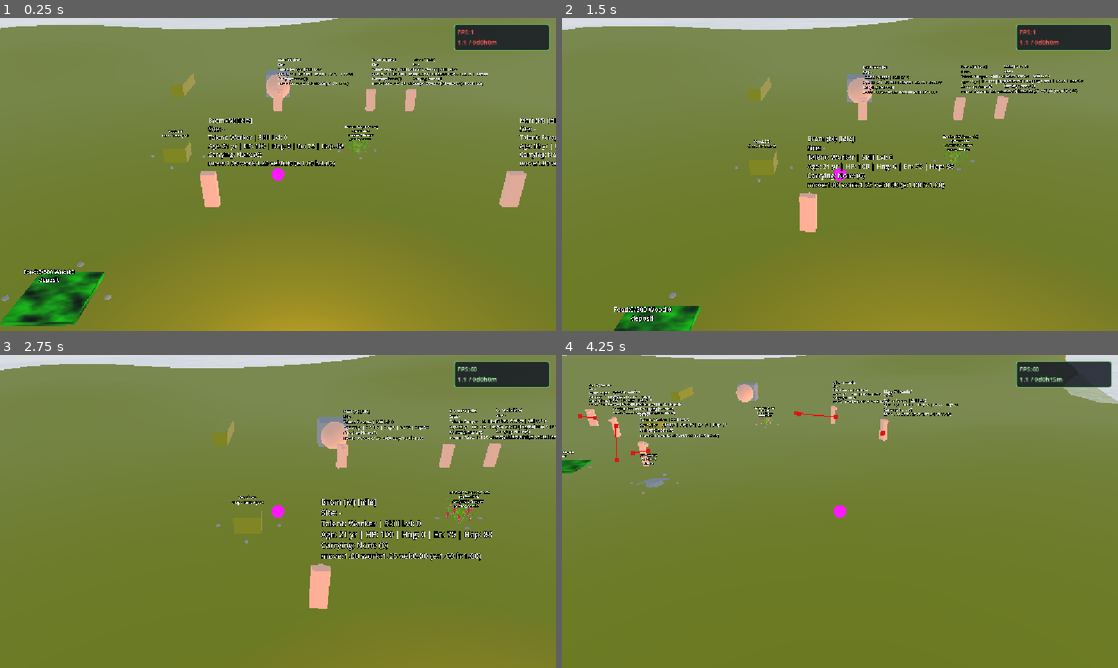
Above: before the commit, frames 1-4 (two rows, left to right).
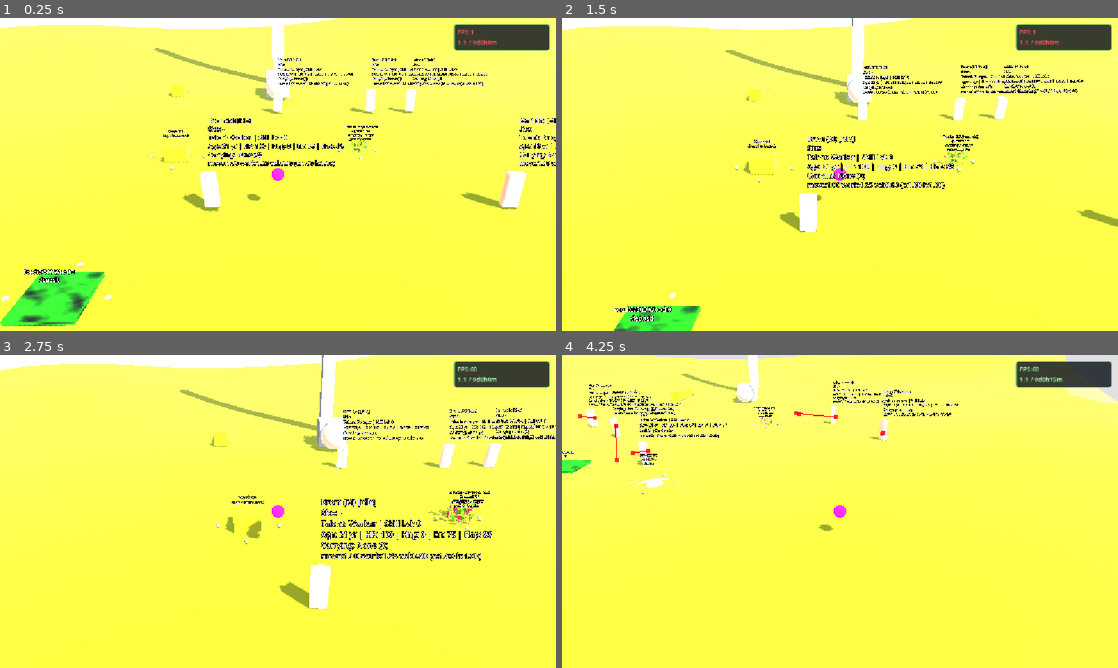
Above: after the commit, the same moments.

Repository: snowydad/Tribe
Game: Godot game, scene res://src/main/main.tscn
Same seed, same stepped clock (60 frames per second), same inputs: the game is played once before the commit and once after it. The project has no main scene, so this scene is started directly.
Inputs (mouse positions are in pixels of both pictures, inside the frame that each line leads up to):
- Up to frame 1 (0.25 s): no input
- Up to frame 2 (1.5 s): tap Enter at 0.5 s; move the mouse to (962, 158) at 0.52 s; hold D 0.53-1.25 s; tap 0 at 0.6 s; click (962, 158) at 0.67 s; tap Space at 1.25 s; drag from (728, 190) to (812, 237) at 1.27 s
- Up to frame 3 (2.75 s): tap Enter at 2 s; move the mouse to (333, 442) at 2.02 s; hold D from 2.03 s (still down); tap 2 at 2.1 s
- Up to frame 4 (4.25 s): release D at 2.75 s; drag from (812, 574) to (673, 464) at 2.77 s; move the mouse to (1006, 558) at 3.52 s; tap 4 at 3.6 s

The runs differ from the first frame. In frame 1, 96% of the frame differs, in the area x 0-100%, y 0-100%; in frame 2, 96%; in frame 3, 96%; in frame 4, 97%.

Commit message:
Day cycle update

Diff:
--- a/src/main/SunPivot.gd
+++ b/src/main/SunPivot.gd
@@ -1,64 +1,29 @@
 # ==============================================================================
-# SunPivot.gd — пустышка: крутим pivot, DirectionalLight — дочерний
-# ОБНОВЛЕНО: 2026-10-15 — simple: rotation.x = day_x + (progress-noon)*360
-# Полдень: world ≈ day_rotation (light local identity → pivot = day pose)
+# SunPivot.gd — ТОЛЬКО вращение. Старт = как в сцене (не трогаем).
+# ОБНОВЛЕНО: 2026-10-15 — strip energy/color/phases; base from scene
 # ==============================================================================
 extends Node3D
 
-## Поза полудня (pivot в этот момент = эти углы; light child local 0)
-@export var day_rotation_deg: Vector3 = Vector3(-45.0, 45.0, 0.0)
-## Крутим вокруг локальной X pivot (полный оборот за сутки)
-@export var spin_axis: Vector3 = Vector3(1, 0, 0)
+## −1 / +1 — направление
+@export var spin_sign: float = -1.0
+## Градусов за полный цикл progress 0→1
+@export var degrees_per_cycle: float = 360.0
 
-@export var phase_dawn: float = 0.1
-@export var phase_day: float = 0.7
-@export var phase_dusk: float = 0.1
-@export var phase_night: float = 0.1
-
-@export_group("Light (child DirectionalLight3D)")
-@export var energy_day: float = 1.15
-@export var energy_night: float = 0.02
-@export var color_day: Color = Color(1.0, 0.98, 0.92)
-@export var color_dawn: Color = Color(1.0, 0.55, 0.35)
-@export var color_dusk: Color = Color(1.0, 0.4, 0.25)
-@export var color_night: Color = Color(0.35, 0.45, 0.7)
-
-var _sun: DirectionalLight3D
-var _progress: float = 0.0
-var _phase: String = "day"
-var _phase_t: float = 0.0
+## Поза из сцены (снимок в _ready)
+var _base_basis: Basis = Basis.IDENTITY
+var _base_origin: Vector3 = Vector3.ZERO
 
 
 func _ready() -> void:
-	_sun = _find_sun()
-	_load_phases()
+	# как выставлено в редакторе — не сбрасываем в 0
+	_base_basis = transform.basis
+	_base_origin = transform.origin
 	if TimeManager and TimeManager.has_signal("day_night_cycle_updated"):
 		if not TimeManager.day_night_cycle_updated.is_connected(_on_day_night):
 			TimeManager.day_night_cycle_updated.connect(_on_day_night)
+	# progress 0 → ровно сцена
 	_apply(0.0)
-	print("[SunPivot] ready sun=%s day_pose=%s" % [_sun.name if _sun else "null", str(day_rotation_deg)])
-
-
-func _find_sun() -> DirectionalLight3D:
-	for c in get_children():
-		if c is DirectionalLight3D:
-			return c as DirectionalLight3D
-	return get_node_or_null("DirectionalLight3D") as DirectionalLight3D
-
-
-func _load_phases() -> void:
-	if not ConfigLoader:
-		return
-	phase_dawn = float(ConfigLoader.get_value("day_night_phases", "dawn", phase_dawn))
-	phase_day = float(ConfigLoader.get_value("day_night_phases", "day", phase_day))
-	phase_dusk = float(ConfigLoader.get_value("day_night_phases", "dusk", phase_dusk))
-	phase_night = float(ConfigLoader.get_value("day_night_phases", "night", phase_night))
-	var s: float = phase_dawn + phase_day + phase_dusk + phase_night
-	if s > 0.001 and absf(s - 1.0) > 0.02:
-		phase_dawn /= s
-		phase_day /= s
-		phase_dusk /= s
-		phase_night /= s
+	print("[SunPivot] base from scene, spin_sign=%.1f deg/cycle=%.0f" % [spin_sign, degrees_per_cycle])
 
 
 func _on_day_night(progress: float) -> void:
@@ -66,83 +31,7 @@
 
 
 func _apply(progress: float) -> void:
-	_progress = progress
-	_resolve_phase(progress)
-
-	# Полный оборот за сутки вокруг оси; в полдень = day_rotation
-	var noon: float = phase_dawn + phase_day * 0.5
-	var turns: float = progress - noon  # 0 at noon
-	# euler: базовая дневная поза + оборот вокруг X (восток-запад дуга)
-	var spin: float = turns * -360.0
-	rotation_degrees = Vector3(
-		day_rotation_deg.x + spin,
-		day_rotation_deg.y,
-		day_rotation_deg.z
-	)
-
-	if _sun:
-		# light local — identity (или как в сцене); energy/color
-		_sun.light_energy = _energy()
-		_sun.light_color = _color()
-
-
-func _resolve_phase(p: float) -> void:
-	var a1: float = phase_dawn
-	var a2: float = a1 + phase_day
-	var a3: float = a2 + phase_dusk
-	if p < a1:
-		_phase = "dawn"
-		_phase_t = 0.0 if phase_dawn <= 0.0 else p / phase_dawn
-	elif p < a2:
-		_phase = "day"
-		_phase_t = 0.0 if phase_day <= 0.0 else (p - a1) / phase_day
-	elif p < a3:
-		_phase = "dusk"
-		_phase_t = 0.0 if phase_dusk <= 0.0 else (p - a2) / phase_dusk
-	else:
-		_phase = "night"
-		_phase_t = 0.0 if phase_night <= 0.0 else (p - a3) / phase_night
-	_phase_t = clampf(_phase_t, 0.0, 1.0)
-
-
-func _day_amount() -> float:
-	# 1 в полдень, 0 когда «солнце сзади/внизу» — по cos оборота
-	var noon: float = phase_dawn + phase_day * 0.5
-	var d: float = absf(_progress - noon)
-	if d > 0.5:
-		d = 1.0 - d
-	return clampf(cos(d * PI), 0.0, 1.0)
-
-
-func _energy() -> float:
-	var a: float = _day_amount()
-	var e: float = lerpf(energy_night, energy_day, smoothstep(0.0, 1.0, a))
-	if _phase == "dawn":
-		e = lerpf(energy_night, e, smoothstep(0.0, 1.0, _phase_t))
-	elif _phase == "dusk":
-		e = lerpf(e, energy_night, smoothstep(0.0, 1.0, _phase_t))
-	elif _phase == "night":
-		e = energy_night
-	return e
-
-
-func _color() -> Color:
-	if _phase == "night":
-		return color_night
-	if _phase == "dawn":
-		return color_dawn.lerp(color_day, smoothstep(0.0, 1.0, _phase_t))
-	if _phase == "dusk":
-		return color_day.lerp(color_dusk, smoothstep(0.0, 1.0, _phase_t))
-	return color_day
-
-
-func get_phase() -> String:
-	return _phase
-
-
-func is_night() -> bool:
-	return _phase == "night"
-
-
-func get_progress() -> float:
-	return _progress
+	# progress=0 → basis сцены; дальше доворот вокруг локального X базы
+	var spin_rad: float = progress * deg_to_rad(degrees_per_cycle) * spin_sign
+	transform.basis = _base_basis * Basis(Vector3.RIGHT, spin_rad)
+	transform.origin = _base_origin
--- a/src/main/main.tscn
+++ b/src/main/main.tscn
@@ -68,6 +68,10 @@
 shadow_opacity = 0.9
 shadow_blur = 0.01
 directional_shadow_pancake_size = 100.0
+
+[node name="Devpole" type="CSGBox3D" parent="SunPivot" unique_id=111752427]
+transform = Transform3D(1, 0, 0, 0, 1, 0, 0, 0, 1, 0, 13.405277, 0)
+size = Vector3(1, 22.5542, 1)
 
 [node name="CameraAnchor" type="Node3D" parent="." unique_id=1779606153]
 transform = Transform3D(1, 0, 0, 0, 0.99999994, 0, 0, 0, 0.99999994, 0, 3, 22.50512)
